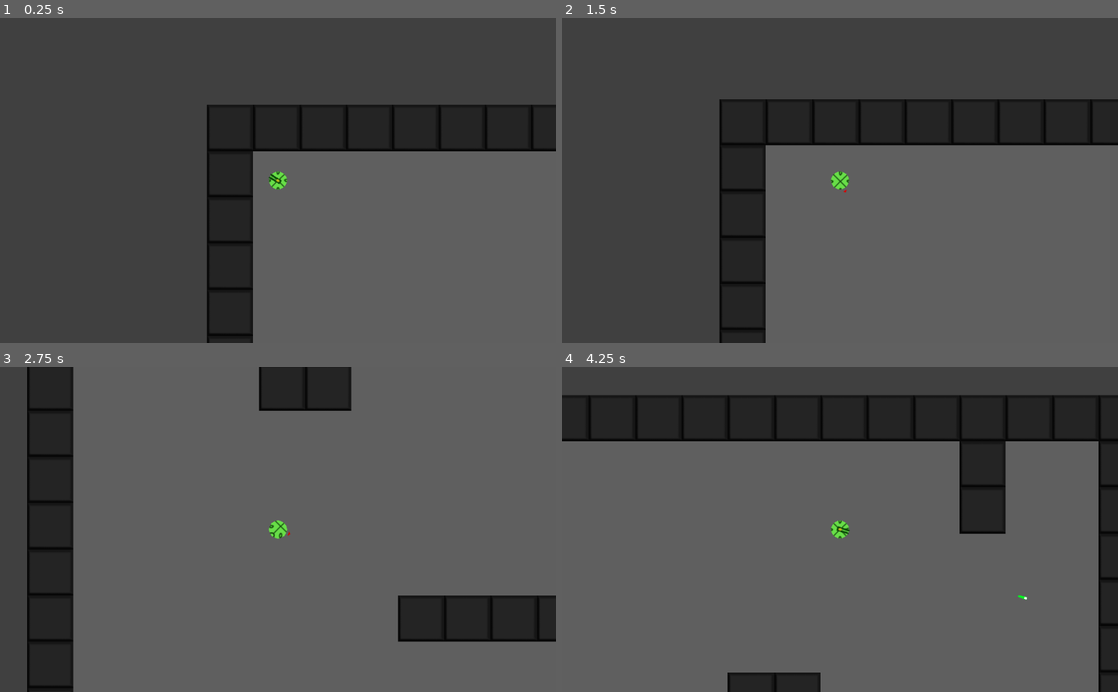
Above: before the commit, frames 1-4 (two rows, left to right).
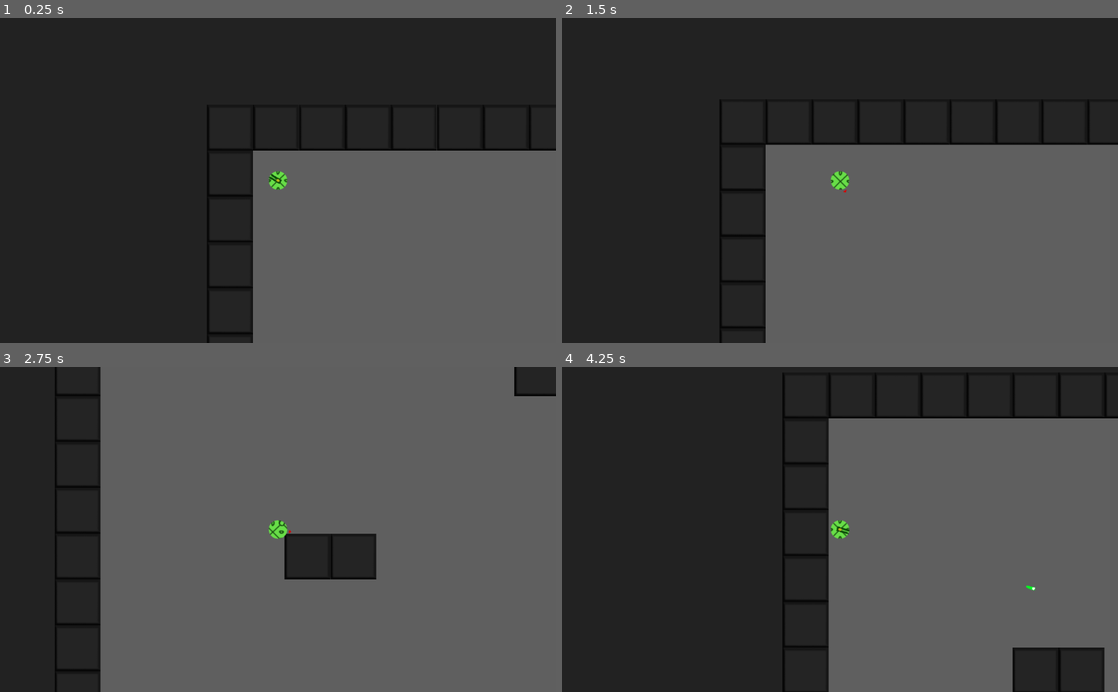
Above: after the commit, the same moments.

Repository: vinnicci/ball-istic
Game: Godot game, scene res://scenes/level/TestLvl.tscn
Same seed, same stepped clock (60 frames per second), same inputs: the game is played once before the commit and once after it. The project has no main scene, so this scene is started directly.
Inputs (mouse positions are in pixels of both pictures, inside the frame that each line leads up to):
- Up to frame 1 (0.25 s): no input
- Up to frame 2 (1.5 s): tap Enter at 0.5 s; move the mouse to (962, 164) at 0.52 s; hold F (move_right) 0.53-1.28 s; click (962, 164) at 0.6 s; move the mouse to (728, 196) at 1.27 s; hold D (move_down) from 1.28 s (still down); right-click (728, 196) at 1.35 s
- Up to frame 3 (2.75 s): click (166, 545) at 1.55 s; move the mouse to (333, 458) at 2.02 s; release D (move_down) at 2.03 s; hold F (move_right) from 2.03 s (still down); click (333, 458) at 2.1 s
- Up to frame 4 (4.25 s): move the mouse to (812, 594) at 2.77 s; release F (move_right) at 2.78 s; hold E (move_up) 2.78-3.53 s; click (812, 594) at 2.85 s; move the mouse to (1006, 578) at 3.52 s; hold S (move_left) from 3.53 s (still down); right-click (1006, 578) at 3.6 s; click (1006, 578) at 3.8 s

The runs differ from the first frame. In frame 1, 54% of the frame differs, in the area x 0-100%, y 0-100%; in frame 2, 46%; in frame 3, 20%; in frame 4, 56%.

Commit message:
cursor direction charge roll

Diff:
--- a/project.godot
+++ b/project.godot
@@ -81,6 +81,5 @@
 
 [rendering]
 
-quality/2d/use_pixel_snap=true
-environment/default_clear_color=Color( 0.254902, 0.254902, 0.254902, 1 )
+environment/default_clear_color=Color( 0.137255, 0.137255, 0.137255, 1 )
 environment/default_environment="res://default_env.tres"
--- a/scenes/bots/BaseBot.gd
+++ b/scenes/bots/BaseBot.gd
@@ -22,6 +22,7 @@
 var roll_mode: bool = false
 var is_charging: bool = false
 var is_shooting: bool = false
+var charge_direction: float
 var velocity: Vector2
 signal shoot
 
@@ -40,14 +41,7 @@
 	check_for_charge_sprite_effects()
 
 	#rolling sprite effect
-	if $BodyTexture.texture_offset.x < -AVERAGE_BOT_SIZE || $BodyTexture.texture_offset.x > AVERAGE_BOT_SIZE:
-		$BodyTexture.texture_offset.x = 0
-	if $BodyTexture.texture_offset.y < -AVERAGE_BOT_SIZE || $BodyTexture.texture_offset.y > AVERAGE_BOT_SIZE:
-		$BodyTexture.texture_offset.y = 0
-	if roll_mode == true:
-		$BodyTexture.texture_offset -= (linear_velocity/roll_speed) * ROLLING_EFFECT_FACTOR
-	if roll_mode == false:
-		$BodyTexture.texture_offset = lerp($BodyTexture.texture_offset, Vector2(0,0), 0.5)
+	apply_rolling_effects()
 
 	#bot loses control when it's more than control_velocity
 	if check_if_in_control() == false:
@@ -57,15 +51,6 @@
 	_control()
 	apply_force(delta)
 
-	#shooting weapon
-	if is_shooting == true:
-		weapon_shoot()
-
-	#applying impulse on charge
-	if is_charging == true:
-		charge()
-
-
 func check_for_charge_sprite_effects() -> void:
 	if linear_velocity.length() > roll_speed * CHARGE_SPRITE_VELOCITY_FACTOR && $ChargeCooldown.is_stopped() == false:
 		$ChargeSprite.show()
@@ -73,6 +58,16 @@
 	if linear_velocity.length() < roll_speed * NORMAL_SPRITE_VELOCITY_FACTOR:
 		$ChargeSprite.hide()
 		$BodyTexture.show()
+
+func apply_rolling_effects() -> void:
+	if $BodyTexture.texture_offset.x < -AVERAGE_BOT_SIZE || $BodyTexture.texture_offset.x > AVERAGE_BOT_SIZE:
+		$BodyTexture.texture_offset.x = 0
+	if $BodyTexture.texture_offset.y < -AVERAGE_BOT_SIZE || $BodyTexture.texture_offset.y > AVERAGE_BOT_SIZE:
+		$BodyTexture.texture_offset.y = 0
+	if roll_mode == true:
+		$BodyTexture.texture_offset -= (linear_velocity/roll_speed) * ROLLING_EFFECT_FACTOR
+	if roll_mode == false:
+		$BodyTexture.texture_offset = lerp($BodyTexture.texture_offset, Vector2(0,0), 0.5)
 
 func check_if_in_control() -> bool:
 	return linear_velocity.length() < control_velocity
@@ -103,10 +98,9 @@
 	$Weapon/Cooldown.start()
 
 func charge() -> void:
-	is_charging = false
 	if $ChargeCooldown.is_stopped() == false || roll_mode == false:
 		return
-	apply_central_impulse(applied_force * CHARGE_FORCE_FACTOR)
+	apply_central_impulse(Vector2(roll_speed,0).rotated(charge_direction) * CHARGE_FORCE_FACTOR)
 	$ChargeCooldown.start()
 
 func _on_ChargeCooldown_timeout() -> void:
--- a/scenes/bots/BaseBot.tscn
+++ b/scenes/bots/BaseBot.tscn
@@ -3,6 +3,7 @@
 [ext_resource path="res://scenes/bots/BaseBot.gd" type="Script" id=1]
 
 [sub_resource type="PhysicsMaterial" id=1]
+friction = 0.3
 bounce = 0.7
 
 [sub_resource type="CircleShape2D" id=2]
@@ -20,6 +21,7 @@
 visible = false
 
 [node name="BodyTexture" type="Polygon2D" parent="."]
+antialiased = true
 polygon = PoolVector2Array( 0.00585938, -25.0119, 6.44806, -24.1627, 12.5632, -21.6246, 17.6582, -17.6868, 21.626, -12. …(359 unchanged characters)…
 
 [node name="BodyCollisionShape" type="CollisionShape2D" parent="."]
--- a/scenes/bots/Player.gd
+++ b/scenes/bots/Player.gd
@@ -7,7 +7,7 @@
 	velocity = Vector2()
 	$Weapon.look_at(get_global_mouse_position())
 	if Input.is_action_pressed("shoot"):
-		is_shooting = true
+		weapon_shoot()
 	if Input.is_action_just_released("change_mode"):
 		$VelocityDirection.visible = !$VelocityDirection.visible
 		switch_mode()
@@ -20,7 +20,8 @@
 	if Input.is_action_pressed("move_right"):
 		velocity.x += 1
 	if Input.is_action_just_released("charge_roll"):
-		is_charging = true
+		charge_direction = $Weapon.global_rotation
+		charge()
 
 func _physics_process(_delta: float) -> void:
 	if roll_mode == true:
--- a/scenes/level/TestLvl.tscn
+++ b/scenes/level/TestLvl.tscn
@@ -41,7 +41,7 @@
 
 [node name="Terrain" type="TileMap" parent="." index="0"]
 tile_set = SubResource( 2 )
-cell_size = Vector2( 128, 128 )
+cell_size = Vector2( 127, 127 )
 format = 1
 tile_data = PoolIntArray( 0, 1, 0, 1, 1, 0, 2, 1, 0, 3, 1, 0, 4, 1, 0, 5, 1, 0, 6, 1, 0, 7, 1, 0, 8, 1, 0, 9, 1, 0, 10, …(3593 unchanged characters)…
 
